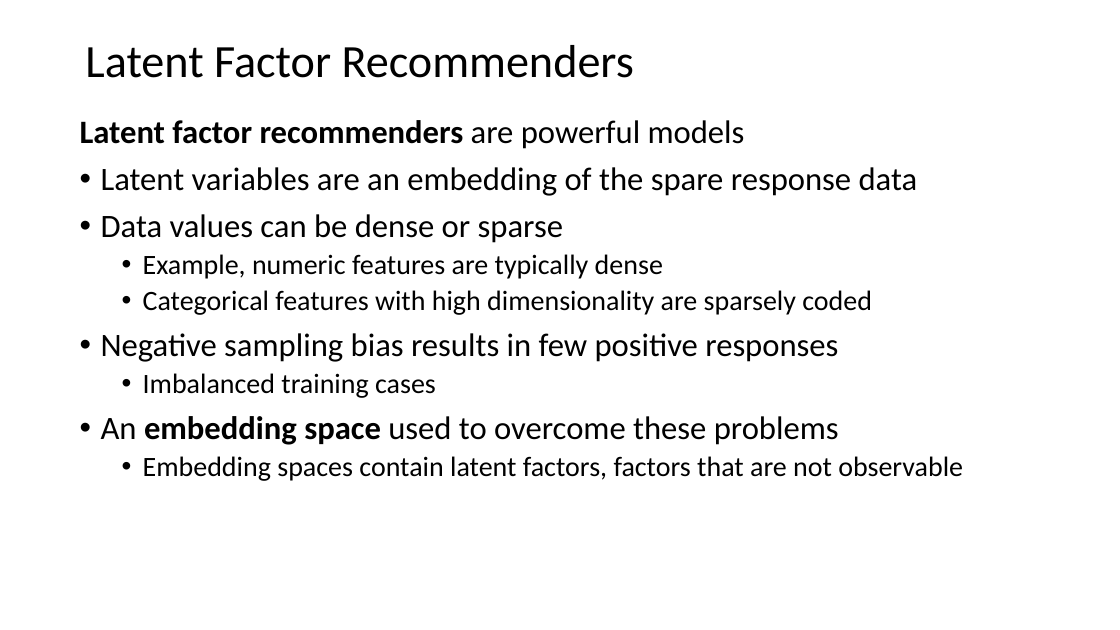
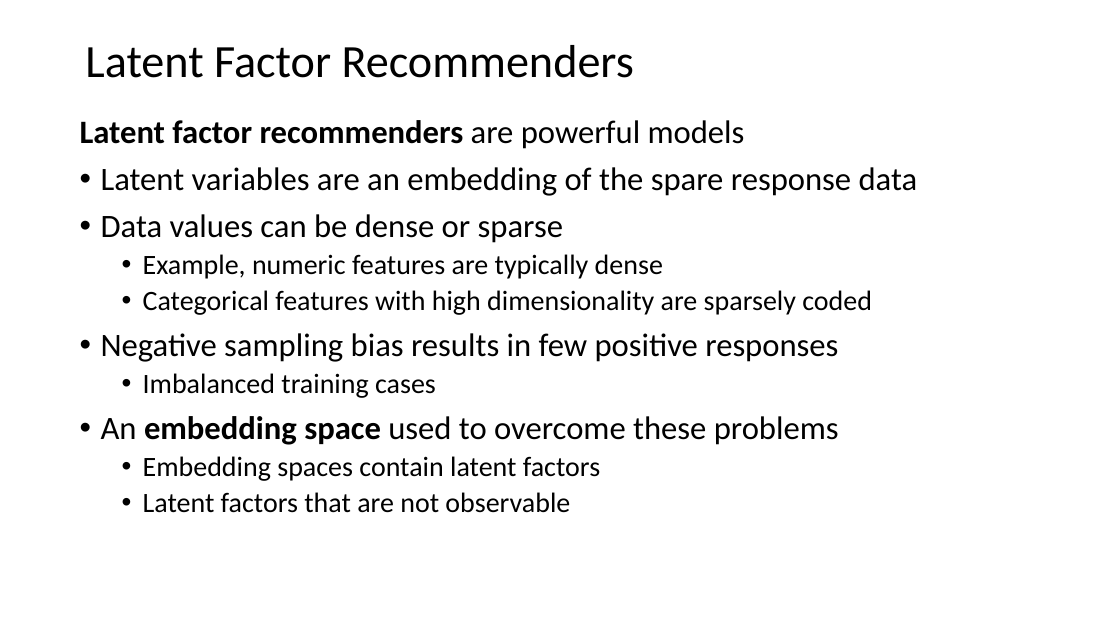
Before and after one commit to tenevian/Harvard-SSP-Data-Mining, a slide deck: slide 48 of slides/7_RecommenderSystems.pptx. Drawn at 1120x630 pixels with LibreOffice and Linux fonts; fonts in the diff are those of the drawing. Boxes give left, top, right and bottom in pixels: in the first picture for what was removed or moved away, otherwise in the second. Text is boxed around its words. In the diff, an @@ line names an element or a change of style, - is before the commit and + after.

```diff
--- a/slides/7_RecommenderSystems.pptx
+++ b/slides/7_RecommenderSystems.pptx
@@ text at (143, 456, 600, 513): text changed @@
-  • Embedding spaces contain latent factors, factors that are not observable
+  • Embedding spaces contain latent factors
+  • Latent factors that are not observable
```
Also in this commit, not shown: 6 other slides changed.
